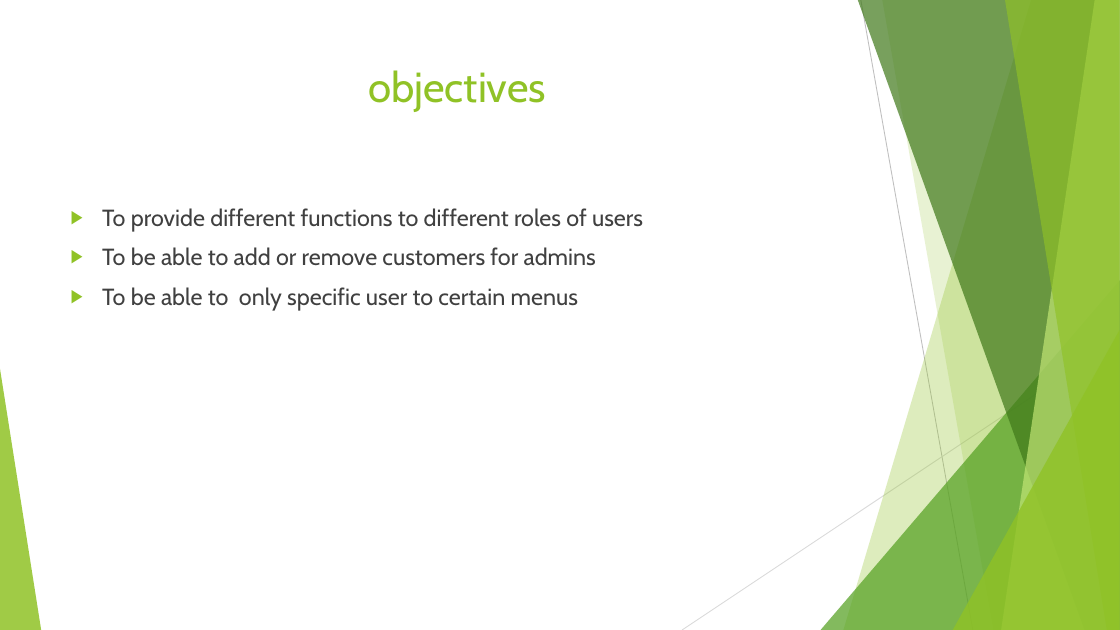
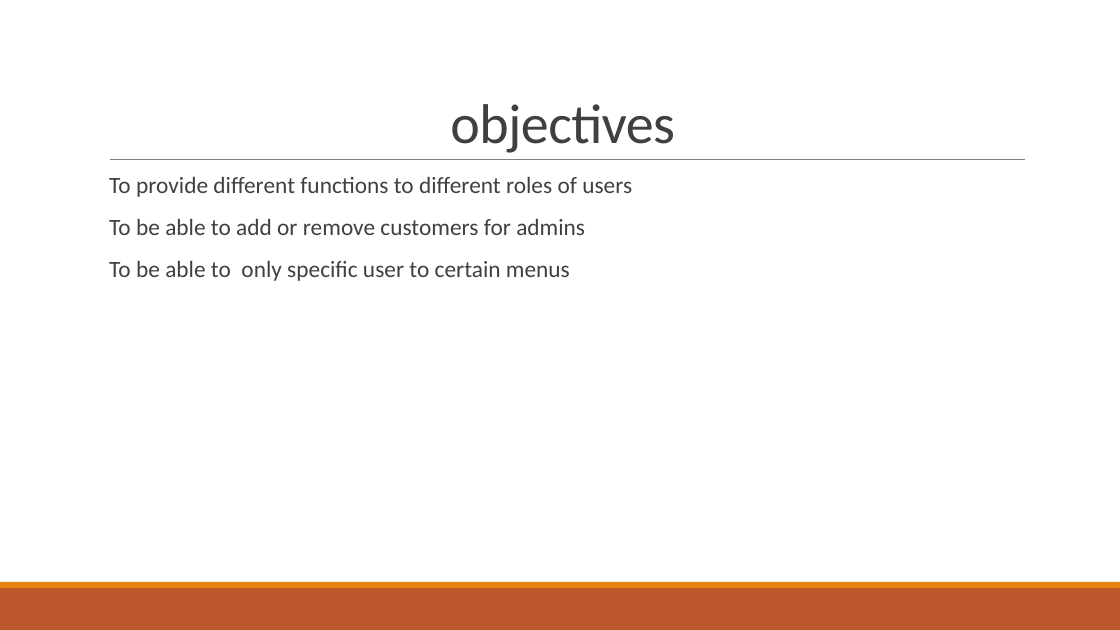
Before and after one commit to no-routine/college, a slide deck: slide 3 of telephone project.pptx. Drawn at 1120x630 pixels with LibreOffice and Linux fonts; fonts in the diff are those of the drawing. Boxes give left, top, right and bottom in pixels: in the first picture for what was removed or moved away, otherwise in the second. Text is boxed around its words. In the diff, an @@ line names an element or a change of style, - is before the commit and + after.

```diff
--- a/telephone project.pptx
+++ b/telephone project.pptx
@@ title "objectives" moved from (x1=368, y1=70, x2=546, y2=112) to (x1=450, y1=104, x2=675, y2=153) @@
@@ title "objectives" at (x1=450, y1=104, x2=675, y2=153): size 36 to 48 pt, font Cabin to Calibri, text colour #90C226 to #404040, letter spacing 0 to -0.5 pt; line spacing 1 to 0.85; vertical alignment top to bottom @@
@@ text "To provide different functions to ..." moved from (x1=102, y1=208, x2=643, y2=311) to (x1=109, y1=177, x2=632, y2=281) @@
@@ text "To provide different functions to ..." at (x1=109, y1=177, x2=632, y2=281): font Cabin to Calibri; bullet ▶ to  ; line spacing 1 to 0.9; more space between paragraphs; bullet colour #90C226 to #E48312 @@
@@ line added from (110, 160) to (1026, 160), #808080 0.5 pt @@
@@ group removed at (x1=0, y1=0, x2=1120, y2=630): 5 freeform shapes, 3 triangles, 2 lines @@
@@ rectangle added at (x1=0, y1=588, x2=1120, y2=630), fill #BD582C @@
@@ rectangle added at (x1=0, y1=582, x2=1120, y2=588), fill #E48312 @@
```
Also in this commit, not shown: 2 other slides changed, 4 slides added, 10 slides removed.
